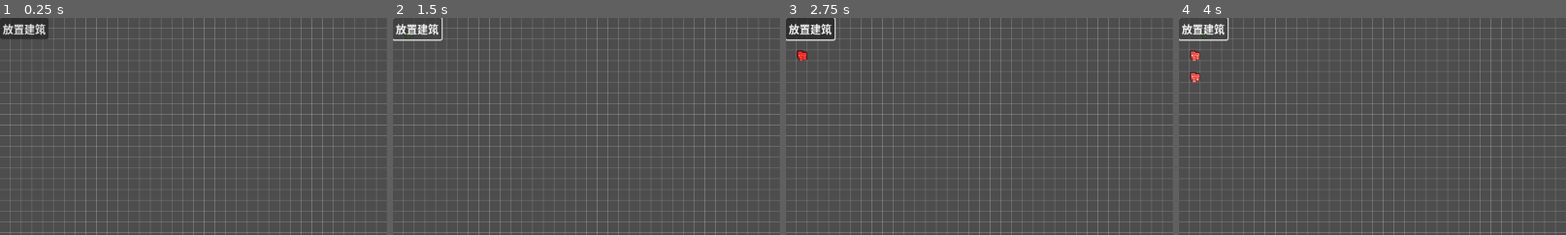
Above: before the commit, frames 1-4 (left to right).
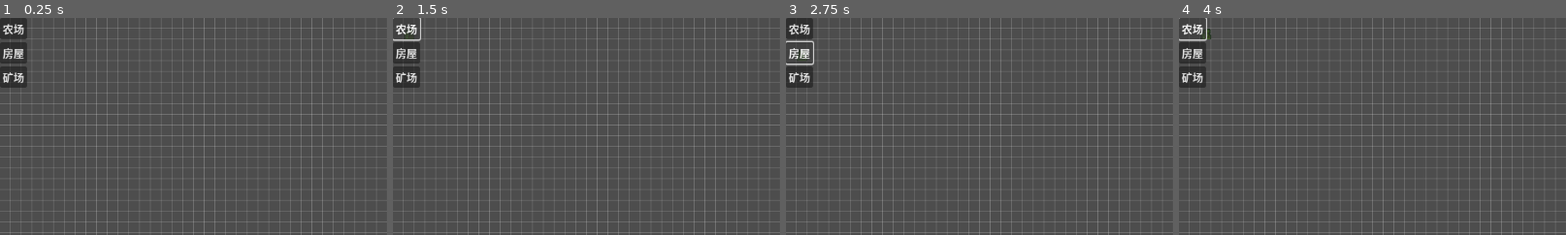
Above: after the commit, the same moments.

Repository: sdssJ0/RTS
Game: Godot game, scene res://scenes/main.tscn
Same seed, same stepped clock (60 frames per second), same inputs: the game is played once before the commit and once after it.
Inputs (mouse positions are % of the whole screen's width and height, from its top left):
- Up to frame 1 (0.25 s): no input
- Up to frame 2 (1.5 s): click (3, 2) at 0.5 s, where only the run before the commit has a clickable "放置建筑"; click (2, 2) at 1.25 s, where only the run after the commit has a clickable "农场"
- Up to frame 3 (2.75 s): click (2, 8) at 2 s, where only the run after the commit has a clickable "房屋"
- Up to frame 4 (4 s): click (2, 14) at 2.75 s, where only the run after the commit has a clickable "矿场"; click (3, 2) at 3.5 s, where only the run before the commit has a clickable "放置建筑"
The pictures show only the part of the screen within x 0-50%, y 0-50%; the shares and areas given below are measured in that part.

The runs differ from the first frame. In frame 1, 2.0% of the frame differs, in the area x 0-13%, y 0-33%; in frame 2, 1.8%; in frame 3, 1.9%; in frame 4, 1.8%.

Commit message:
实现点击相应按钮放置

Diff:
--- /dev/null
+++ b/resources/bulidings/farm.tres
@@ -0,0 +1,11 @@
+[gd_resource type="Resource" script_class="BuildingConfig" load_steps=3 format=3 uid="uid://bi05rerppxpju"]
+
+[ext_resource type="Script" uid="uid://dhxl3oxjay0he" path="res://scripts/resources/BuildingConfig.gd" id="1_fw4mb"]
+[ext_resource type="Texture2D" uid="uid://dyyb2fb5krkic" path="res://assets/Tiles/tile_0066.png" id="2_btt1d"]
+
+[resource]
+script = ExtResource("1_fw4mb")
+id = &"farm"
+display_name = "农场"
+texture = ExtResource("2_btt1d")
+metadata/_custom_type_script = "uid://dhxl3oxjay0he"
--- /dev/null
+++ b/resources/bulidings/house.tres
@@ -0,0 +1,10 @@
+[gd_resource type="Resource" script_class="BuildingConfig" load_steps=3 format=3 uid="uid://dbyq7agqxhwey"]
+
+[ext_resource type="Script" uid="uid://dhxl3oxjay0he" path="res://scripts/resources/BuildingConfig.gd" id="1_vk4go"]
+[ext_resource type="Texture2D" uid="uid://xahujr0e6ujk" path="res://assets/Tiles/tile_0063.png" id="2_f7he5"]
+
+[resource]
+script = ExtResource("1_vk4go")
+display_name = "房屋"
+texture = ExtResource("2_f7he5")
+metadata/_custom_type_script = "uid://dhxl3oxjay0he"
--- /dev/null
+++ b/resources/bulidings/mine.tres
@@ -0,0 +1,11 @@
+[gd_resource type="Resource" script_class="BuildingConfig" load_steps=3 format=3 uid="uid://c3jmmitvrx5gm"]
+
+[ext_resource type="Script" uid="uid://dhxl3oxjay0he" path="res://scripts/resources/BuildingConfig.gd" id="1_nx3y2"]
+[ext_resource type="Texture2D" uid="uid://dcpjvoub2xcxd" path="res://assets/Tiles/tile_0065.png" id="2_1dmh6"]
+
+[resource]
+script = ExtResource("1_nx3y2")
+id = &"mine"
+display_name = "矿场"
+texture = ExtResource("2_1dmh6")
+metadata/_custom_type_script = "uid://dhxl3oxjay0he"
--- /dev/null
+++ b/scenes/building_catalog.gd
@@ -0,0 +1,7 @@
+class_name BuildingCatalog
+extends Node
+
+@export var building_configs: Array[BuildingConfig] = []
+
+func get_all_configs() -> Array[BuildingConfig]:
+	return building_configs
--- a/scenes/main.tscn
+++ b/scenes/main.tscn
@@ -1,28 +1,35 @@
-[gd_scene load_steps=7 format=3 uid="uid://b42jaxf0lblvy"]
+[gd_scene load_steps=12 format=3 uid="uid://b42jaxf0lblvy"]
 
 [ext_resource type="Script" uid="uid://bffp5dd2og0qh" path="res://scripts/grid_system.gd" id="1_o5qli"]
+[ext_resource type="Script" uid="uid://b6kdo4g2jy5um" path="res://scenes/building_catalog.gd" id="1_o6xl0"]
 [ext_resource type="Script" uid="uid://c5dysrn716nbf" path="res://scripts/building_manager.gd" id="2_0wfyh"]
+[ext_resource type="Script" uid="uid://dhxl3oxjay0he" path="res://scripts/resources/BuildingConfig.gd" id="2_ya4ey"]
+[ext_resource type="Resource" uid="uid://bi05rerppxpju" path="res://resources/bulidings/farm.tres" id="3_eb6dy"]
 [ext_resource type="Script" uid="uid://dwn0wu4twkijg" path="res://scripts/placement.gd" id="3_sugp2"]
 [ext_resource type="Script" uid="uid://drgebyrwfarb" path="res://scripts/grid_visual.gd" id="4_jyhfs"]
+[ext_resource type="Resource" uid="uid://dbyq7agqxhwey" path="res://resources/bulidings/house.tres" id="4_trceg"]
+[ext_resource type="Resource" uid="uid://c3jmmitvrx5gm" path="res://resources/bulidings/mine.tres" id="5_a8y0u"]
 [ext_resource type="Script" uid="uid://dy7qvnjhbxrig" path="res://scripts/hud.gd" id="5_tbgi4"]
-[ext_resource type="PackedScene" uid="uid://b38q0r3uvoyie" path="res://scenes/basic_building.tscn" id="6_tefeu"]
+[ext_resource type="PackedScene" uid="uid://b38q0r3uvoyie" path="res://scenes/BasicBuilding.tscn" id="6_tefeu"]
 
 [node name="Main" type="Node2D"]
 
 [node name="Systems" type="Node" parent="."]
 
-[node name="GameState" type="Node" parent="Systems"]
+[node name="BuildingCatalog" type="Node" parent="Systems"]
+script = ExtResource("1_o6xl0")
+building_configs = Array[ExtResource("2_ya4ey")]([ExtResource("3_eb6dy"), ExtResource("4_trceg"), ExtResource("5_a8y0u")])
 
 [node name="GridSystem" type="Node" parent="Systems"]
 script = ExtResource("1_o5qli")
 
 [node name="BuildingManager" type="Node" parent="Systems"]
 script = ExtResource("2_0wfyh")
+building_scene = ExtResource("6_tefeu")
 
 [node name="PlacementSystem" type="Node" parent="Systems"]
 script = ExtResource("3_sugp2")
-preview_root_path = NodePath("../../World2D/PreviewRoot")
-camera_path = NodePath("../../World2D/Camera2D")
+preview_building_scene = ExtResource("6_tefeu")
 
 [node name="World2D" type="Node2D" parent="."]
 
@@ -48,12 +55,10 @@
 offset_right = 40.0
 offset_bottom = 40.0
 script = ExtResource("5_tbgi4")
+placement_system_path = null
 basic_building_scene = ExtResource("6_tefeu")
 
 [node name="BuildPanel" type="VBoxContainer" parent="UI/HUD"]
 layout_mode = 0
 offset_right = 40.0
 offset_bottom = 40.0
-
-[node name="BuildBasicButton" type="Button" parent="UI/HUD/BuildPanel"]
-layout_mode = 2
--- a/scripts/basic_building.gd
+++ b/scripts/basic_building.gd
@@ -3,10 +3,26 @@
 
 @onready var sprite_2d: Sprite2D = $Sprite2D
 
+var config: BuildingConfig = null
 var grid_cell: Vector2i = Vector2i.ZERO
 
 func _ready() -> void:
 	sprite_2d.centered = false
+	_apply_config()
 
-func setup(new_grid_cell: Vector2i) -> void:
+func setup(new_config: BuildingConfig, new_grid_cell: Vector2i) -> void:
+	config = new_config
 	grid_cell = new_grid_cell
+
+	if is_node_ready():
+		_apply_config()
+
+func _apply_config() -> void:
+	if config == null:
+		return
+
+	if sprite_2d == null:
+		return
+
+	if config.texture != null:
+		sprite_2d.texture = config.texture
--- a/scripts/building_manager.gd
+++ b/scripts/building_manager.gd
@@ -1,36 +1,41 @@
 class_name BuildingManager
 extends Node
 
-signal building_placed(building: BasicBuilding, cell: Vector2i)
+signal building_placed(building: BasicBuilding, config: BuildingConfig, cell: Vector2i)
 
 @export var grid_system_path: NodePath = "../GridSystem"
 @export var building_root_path: NodePath = "../../World2D/BuildingRoot"
+@export var building_scene: PackedScene
 
 @onready var grid_system: GridSystem = get_node(grid_system_path)
 @onready var building_root: Node2D = get_node(building_root_path)
 
-func try_place_building(building_scene: PackedScene, cell: Vector2i) -> bool:
-	if building_scene == null:
-		push_error("Building scene is null.")
+func try_place_building(config: BuildingConfig, cell: Vector2i) -> bool:
+	if config == null:
+		push_error("BuildingManager: config is null.")
 		return false
 
-	if not grid_system.can_place_at(cell):
-		print("This cell is already occupied:", cell)
+	if building_scene == null:
+		push_error("BuildingManager: building_scene is not assigned.")
+		return false
+
+	if not grid_system.can_place_area(cell, config.size_in_cells):
+		print("Cannot place building. Area occupied:", cell, " size:", config.size_in_cells)
 		return false
 
 	var building := building_scene.instantiate() as BasicBuilding
 
 	if building == null:
-		push_error("Building scene root must be BasicBuilding with BasicBuilding.gd attached.")
+		push_error("BuildingManager: building_scene root must be BasicBuilding.")
 		return false
 
 	building_root.add_child(building)
 
 	building.position = grid_system.cell_to_world(cell)
-	building.setup(cell)
+	building.setup(config, cell)
 
-	grid_system.occupy_cell(cell, building)
+	grid_system.occupy_area(cell, config.size_in_cells, building)
 
-	building_placed.emit(building, cell)
+	emit_signal("building_placed", building, config, cell)
 
 	return true
--- a/scripts/grid_system.gd
+++ b/scripts/grid_system.gd
@@ -21,18 +21,48 @@
 	var cell: Vector2i = world_to_cell(world_position)
 	return cell_to_world(cell)
 
+func get_cells_in_area(origin_cell: Vector2i, size_in_cells: Vector2i) -> Array[Vector2i]:
+	var cells: Array[Vector2i] = []
+
+	for y in range(size_in_cells.y):
+		for x in range(size_in_cells.x):
+			cells.append(Vector2i(origin_cell.x + x, origin_cell.y + y))
+
+	return cells
+
 func is_cell_occupied(cell: Vector2i) -> bool:
 	return occupied_cells.has(cell)
 
 func can_place_at(cell: Vector2i) -> bool:
 	return not is_cell_occupied(cell)
 
+func can_place_area(origin_cell: Vector2i, size_in_cells: Vector2i) -> bool:
+	var cells := get_cells_in_area(origin_cell, size_in_cells)
+
+	for cell in cells:
+		if is_cell_occupied(cell):
+			return false
+
+	return true
+
 func occupy_cell(cell: Vector2i, owner: Node) -> void:
 	occupied_cells[cell] = owner
+
+func occupy_area(origin_cell: Vector2i, size_in_cells: Vector2i, owner: Node) -> void:
+	var cells := get_cells_in_area(origin_cell, size_in_cells)
+
+	for cell in cells:
+		occupy_cell(cell, owner)
 
 func release_cell(cell: Vector2i) -> void:
 	if occupied_cells.has(cell):
 		occupied_cells.erase(cell)
+
+func release_area(origin_cell: Vector2i, size_in_cells: Vector2i) -> void:
+	var cells := get_cells_in_area(origin_cell, size_in_cells)
+
+	for cell in cells:
+		release_cell(cell)
 
 func get_owner_at_cell(cell: Vector2i) -> Node:
 	if occupied_cells.has(cell):
--- a/scripts/hud.gd
+++ b/scripts/hud.gd
@@ -1,23 +1,42 @@
 extends Control
 
 @export var placement_system_path: NodePath = "../../Systems/PlacementSystem"
-@export var basic_building_scene: PackedScene
+@export var building_catalog_path: NodePath = "../../Systems/BuildingCatalog"
 
 @onready var placement_system: PlacementSystem = get_node(placement_system_path)
+@onready var building_catalog: BuildingCatalog = get_node(building_catalog_path)
 @onready var build_panel: VBoxContainer = $BuildPanel
-@onready var build_basic_button: Button = $BuildPanel/BuildBasicButton
 
 func _ready() -> void:
 	mouse_filter = Control.MOUSE_FILTER_PASS
 	build_panel.mouse_filter = Control.MOUSE_FILTER_PASS
-	build_basic_button.mouse_filter = Control.MOUSE_FILTER_STOP
 
-	build_basic_button.text = "放置建筑"
-	build_basic_button.pressed.connect(_on_build_basic_button_pressed)
+	_rebuild_build_buttons()
 
-func _on_build_basic_button_pressed() -> void:
-	if basic_building_scene == null:
-		push_error("Basic building scene is not assigned on HUD.")
-		return
+func _rebuild_build_buttons() -> void:
+	for child in build_panel.get_children():
+		child.queue_free()
 
-	placement_system.start_placing(basic_building_scene)
+	var configs := building_catalog.get_all_configs()
+
+	for config in configs:
+		if config == null:
+			continue
+
+		var button := Button.new()
+		button.text = _get_button_text(config)
+		button.mouse_filter = Control.MOUSE_FILTER_STOP
+
+		build_panel.add_child(button)
+
+		button.pressed.connect(_on_build_button_pressed.bind(config))
+
+func _get_button_text(config: BuildingConfig) -> String:
+	if config.cost > 0:
+		return "%s  $%d" % [config.display_name, config.cost]
+
+	return config.display_name
+
+func _on_build_button_pressed(config: BuildingConfig) -> void:
+	print("HUD: selected building:", config.display_name)
+	placement_system.start_placing(config)
--- a/scripts/placement.gd
+++ b/scripts/placement.gd
@@ -3,39 +3,108 @@
 
 @export var grid_system_path: NodePath = "../GridSystem"
 @export var building_manager_path: NodePath = "../BuildingManager"
-@export var preview_root_path: NodePath = "../../World/PreviewRoot"
-@export var camera_path: NodePath = "../../World/Camera2D"
-
-@onready var grid_system: GridSystem = get_node(grid_system_path)
-@onready var building_manager: BuildingManager = get_node(building_manager_path)
-@onready var preview_root: Node2D = get_node(preview_root_path)
-@onready var camera_2d: Camera2D = get_node(camera_path)
+@export var preview_root_path: NodePath = "../../World2D/PreviewRoot"
+
+@export var preview_building_scene: PackedScene
+@export var debug_mouse_position: bool = true
+
+@onready var grid_system: GridSystem = get_node_or_null(grid_system_path) as GridSystem
+@onready var building_manager: BuildingManager = get_node_or_null(building_manager_path) as BuildingManager
+@onready var preview_root: Node2D = get_node_or_null(preview_root_path) as Node2D
 
 var is_placing: bool = false
-var current_building_scene: PackedScene = null
+var current_config: BuildingConfig = null
 
 var preview_instance: BasicBuilding = null
+
 var current_cell: Vector2i = Vector2i.ZERO
 var current_can_place: bool = false
+var current_mouse_world_position: Vector2 = Vector2.ZERO
+
+var ignore_place_until_next_frame: bool = false
+
+
+func _ready() -> void:
+	set_process_input(true)
+
+	print("PlacementSystem ready.")
+
+	if grid_system == null:
+		push_error("PlacementSystem: GridSystem not found. Path = " + str(grid_system_path))
+	else:
+		print("PlacementSystem: GridSystem found:", grid_system.name)
+
+	if building_manager == null:
+		push_error("PlacementSystem: BuildingManager not found. Path = " + str(building_manager_path))
+	else:
+		print("PlacementSystem: BuildingManager found:", building_manager.name)
+
+	if preview_root == null:
+		push_error("PlacementSystem: PreviewRoot not found. Path = " + str(preview_root_path))
+	else:
+		print("PlacementSystem: PreviewRoot found:", preview_root.name)
+
+	if preview_building_scene == null:
+		push_warning("PlacementSystem: Preview Building Scene is not assigned.")
+	else:
+		print("PlacementSystem: Preview Building Scene assigned.")
+
 
 func _process(_delta: float) -> void:
 	if not is_placing:
 		return
 
-	_update_preview()
-
-func _unhandled_input(event: InputEvent) -> void:
+	_update_mouse_cell_from_screen_position(get_viewport().get_mouse_position())
+	_update_preview_visual()
+
+	if ignore_place_until_next_frame:
+		ignore_place_until_next_frame = false
+
+
+func _input(event: InputEvent) -> void:
 	if not is_placing:
 		return
 
 	if event is InputEventMouseButton:
 		var mouse_event := event as InputEventMouseButton
 
-		if mouse_event.button_index == MOUSE_BUTTON_LEFT and mouse_event.pressed:
+		if not mouse_event.pressed:
+			return
+
+		if debug_mouse_position:
+			print("PlacementSystem: mouse button event.")
+			print("  Button index:", mouse_event.button_index)
+			print("  Screen position:", mouse_event.position)
+
+		if _should_block_world_input_by_ui():
+			if debug_mouse_position:
+				var hovered_control := get_viewport().gui_get_hovered_control()
+				if hovered_control != null:
+					print("PlacementSystem: click blocked by UI:", hovered_control.name)
+				else:
+					print("PlacementSystem: click blocked by UI.")
+			return
+
+		if mouse_event.button_index == MOUSE_BUTTON_LEFT:
+			if ignore_place_until_next_frame:
+				if debug_mouse_position:
+					print("PlacementSystem: ignored first click after selecting building.")
+				get_viewport().set_input_as_handled()
+				return
+
+			_update_mouse_cell_from_screen_position(mouse_event.position)
+			_update_preview_visual()
+
+			if debug_mouse_position:
+				print("Click screen:", mouse_event.position)
+				print("Mouse world:", current_mouse_world_position)
+				print("Current cell:", current_cell)
+				print("Can place:", current_can_place)
+
 			_try_place_current_building()
 			get_viewport().set_input_as_handled()
 
-		elif mouse_event.button_index == MOUSE_BUTTON_RIGHT and mouse_event.pressed:
+		elif mouse_event.button_index == MOUSE_BUTTON_RIGHT:
 			cancel_placing()
 			get_viewport().set_input_as_handled()
 
@@ -46,80 +115,165 @@
 			cancel_placing()
 			get_viewport().set_input_as_handled()
 
-func start_placing(building_scene: PackedScene) -> void:
+
+func start_placing(config: BuildingConfig) -> void:
 	cancel_placing()
 
-	if building_scene == null:
-		push_error("Cannot start placing. Building scene is null.")
-		return
-
-	current_building_scene = building_scene
+	if config == null:
+		push_error("PlacementSystem: config is null.")
+		return
+
+	if grid_system == null:
+		push_error("PlacementSystem: grid_system is null.")
+		return
+
+	if building_manager == null:
+		push_error("PlacementSystem: building_manager is null.")
+		return
+
+	if preview_root == null:
+		push_error("PlacementSystem: preview_root is null.")
+		return
+
+	if preview_building_scene == null:
+		push_error("PlacementSystem: preview_building_scene is not assigned.")
+		return
+
+	current_config = config
 	is_placing = true
+	ignore_place_until_next_frame = true
 
 	_create_preview()
 
-	print("Start placing building.")
+	_update_mouse_cell_from_screen_position(get_viewport().get_mouse_position())
+	_update_preview_visual()
+
+	print("Start placing:", config.display_name)
+
 
 func cancel_placing() -> void:
 	is_placing = false
-	current_building_scene = null
+	current_config = null
 	current_cell = Vector2i.ZERO
 	current_can_place = false
+	current_mouse_world_position = Vector2.ZERO
+	ignore_place_until_next_frame = false
 
 	if preview_instance != null:
 		preview_instance.queue_free()
 		preview_instance = null
 
+
 func _create_preview() -> void:
-	if current_building_scene == null:
-		return
-
-	preview_instance = current_building_scene.instantiate() as BasicBuilding
+	if current_config == null:
+		return
+
+	if preview_building_scene == null:
+		push_error("PlacementSystem: preview_building_scene is not assigned.")
+		return
+
+	var instance := preview_building_scene.instantiate()
+	preview_instance = instance as BasicBuilding
 
 	if preview_instance == null:
-		push_error("Preview scene root must be BasicBuilding.")
+		push_error("PlacementSystem: preview scene root must be BasicBuilding.")
+		instance.queue_free()
 		return
 
 	preview_root.add_child(preview_instance)
 
-	preview_instance.z_index = 1000
-	preview_instance.modulate = Color(0.2, 1.0, 0.2, 0.55)
-
-func _update_preview() -> void:
+	preview_instance.setup(current_config, Vector2i.ZERO)
+	preview_instance.z_index = 10000
+	preview_instance.visible = true
+	preview_instance.modulate = Color(0.2, 1.0, 0.2, 0.65)
+
+	print("PlacementSystem: preview created.")
+
+
+func _screen_to_world_position(screen_position: Vector2) -> Vector2:
+	var canvas_transform: Transform2D = get_viewport().get_canvas_transform()
+	return canvas_transform.affine_inverse() * screen_position
+
+
+func _update_mouse_cell_from_screen_position(screen_position: Vector2) -> void:
+	if current_config == null:
+		return
+
+	if grid_system == null:
+		return
+
+	current_mouse_world_position = _screen_to_world_position(screen_position)
+	current_cell = grid_system.world_to_cell(current_mouse_world_position)
+
+	current_can_place = grid_system.can_place_area(
+		current_cell,
+		current_config.size_in_cells
+	)
+
+
+func _update_preview_visual() -> void:
 	if preview_instance == null:
 		return
 
-	var mouse_world_position: Vector2 = camera_2d.get_global_mouse_position()
-
-	current_cell = grid_system.world_to_cell(mouse_world_position)
+	if current_config == null:
+		return
+
+	if grid_system == null:
+		return
 
 	var snapped_position: Vector2 = grid_system.cell_to_world(current_cell)
-	preview_instance.position = snapped_position
-
-	current_can_place = grid_system.can_place_at(current_cell)
+
+	preview_instance.global_position = snapped_position
 
 	if current_can_place:
-		preview_instance.modulate = Color(0.2, 1.0, 0.2, 0.55)
-	else:
-		preview_instance.modulate = Color(1.0, 0.2, 0.2, 0.55)
+		preview_instance.modulate = Color(0.2, 1.0, 0.2, 0.65)
+	else:
+		preview_instance.modulate = Color(1.0, 0.2, 0.2, 0.65)
+
 
 func _try_place_current_building() -> void:
-	if current_building_scene == null:
-		return
+	if current_config == null:
+		return
+
+	if building_manager == null:
+		push_error("PlacementSystem: building_manager is null.")
+		return
+
+	if debug_mouse_position:
+		print("Try place:")
+		print("  Mouse world:", current_mouse_world_position)
+		print("  Cell:", current_cell)
+		print("  Can place:", current_can_place)
 
 	if not current_can_place:
 		print("Cannot place building here:", current_cell)
 		return
 
 	var success: bool = building_manager.try_place_building(
-		current_building_scene,
+		current_config,
 		current_cell
 	)
 
 	if success:
-		print("Building placed at cell:", current_cell)
-
-		# 当前是连续放置模式：
-		# 左键可以一直放多个建筑。
-		# 如果你希望放一个后自动退出放置模式，取消下面这一行注释：
-		# cancel_placing()
+		print("Building placed:", current_config.display_name, " at cell:", current_cell)
+
+
+func _should_block_world_input_by_ui() -> bool:
+	var hovered_control := get_viewport().gui_get_hovered_control()
+
+	if hovered_control == null:
+		return false
+
+	var current: Control = hovered_control
+
+	while current != null:
+		if current is Button:
+			return true
+
+		if current.name == "BuildPanel":
+			return true
+
+		var parent := current.get_parent()
+		current = parent as Control
+
+	return false
--- /dev/null
+++ b/scripts/resources/BuildingConfig.gd
@@ -0,0 +1,8 @@
+class_name BuildingConfig
+extends Resource
+
+@export var id: StringName = ""
+@export var display_name: String = "建筑"
+@export var texture: Texture2D
+@export var size_in_cells: Vector2i = Vector2i(1, 1)
+@export var cost: int = 0
Renamed: scenes/basic_building.tscn -> scenes/BasicBuilding.tscn
Not shown, added: scenes/building_catalog.gd.uid
Not shown, added: scripts/resources/BuildingConfig.gd.uid
